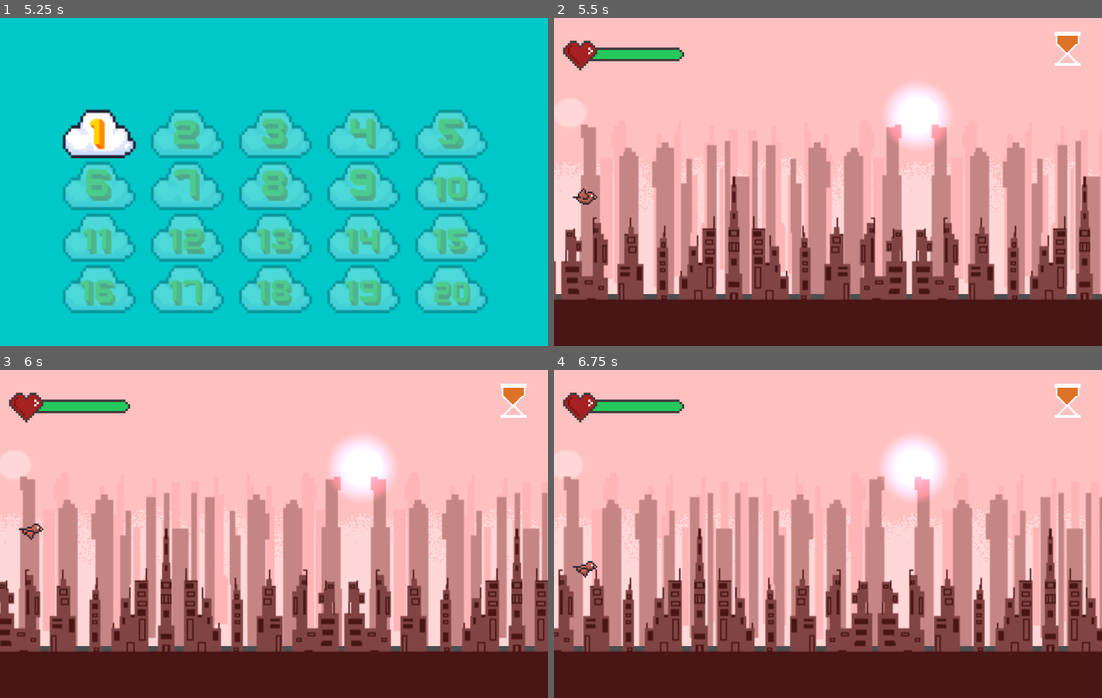
Above: before the commit, frames 1-4 (two rows, left to right).
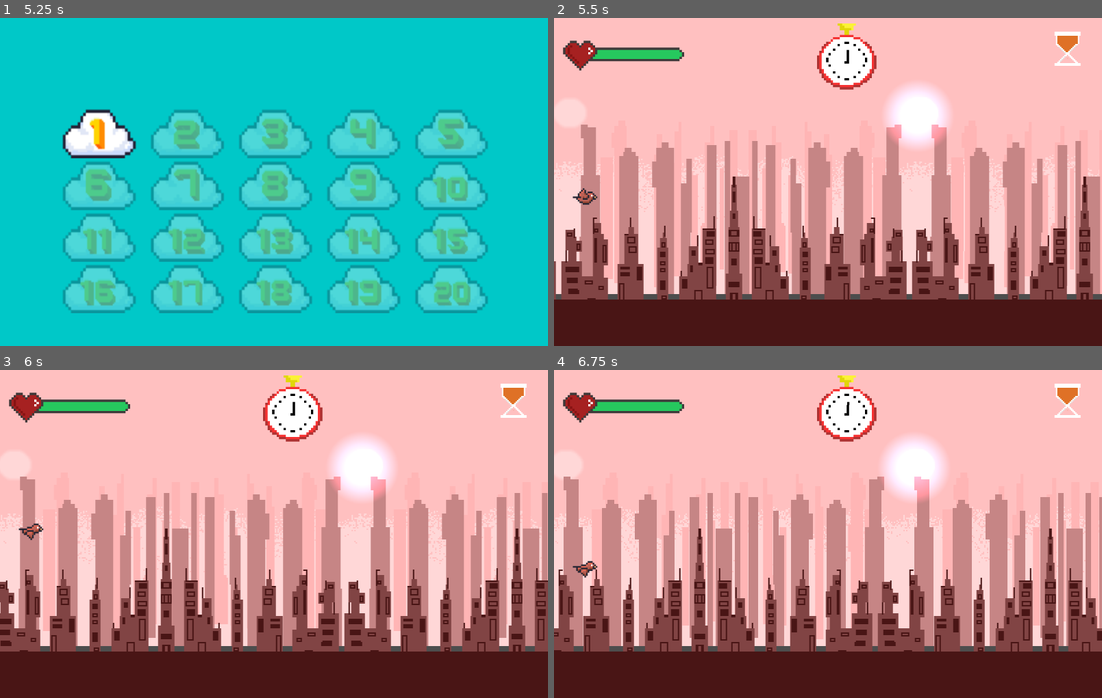
Above: after the commit, the same moments.

Repository: ItzAshmit/Inverse-flappy-bird
Game: Godot game, scene res://Scenes/main_menu.tscn
Same seed, same stepped clock (60 frames per second), same inputs: the game is played once before the commit and once after it.
Inputs (mouse positions are in pixels of both pictures, inside the frame that each line leads up to):
- Up to frame 1 (5.25 s): click "Play" at 0.5 s; tap Enter at 1.25, 2.75, 4.25 s; move the mouse to (394, 165) at 1.27 s; click (394, 165) at 1.42 s; tap Space at 2, 3.5, 5 s; move the mouse to (164, 198) at 2.02 s; click (164, 198) at 2.17 s; move the mouse to (328, 109) at 2.77 s; click (328, 109) at 2.92 s; move the mouse to (246, 247) at 3.52 s; click (246, 247) at 3.67 s; move the mouse to (438, 231) at 4.27 s; click (438, 231) at 4.42 s; move the mouse to (109, 132) at 5.02 s; click (109, 132) at 5.17 s
- Up to frame 2 (5.5 s): no input
- Up to frame 3 (6 s): move the mouse to (301, 534) at 5.77 s; click (301, 534) at 5.92 s
- Up to frame 4 (6.75 s): move the mouse to (745, 452) at 6.52 s; click (745, 452) at 6.67 s

Frame 1 is identical in both runs. In frame 2, 1.9% of the frame differs, in the area x 0-100%, y 1-85%; in frame 3, 2.1%; in frame 4, 3.4%.

Commit message:
added clock

Diff:
--- /dev/null
+++ b/Scenes/clock.tscn
@@ -0,0 +1,27 @@
+[gd_scene format=3 uid="uid://c1hnuutvfirvv"]
+
+[ext_resource type="Script" uid="uid://du7nln134c7i3" path="res://Scripts/clock.gd" id="1_pdqta"]
+[ext_resource type="Texture2D" uid="uid://c3gif6aeb37cc" path="res://Assets/Flappy Bird Assets/clock.png" id="1_s7hhp"]
+
+[sub_resource type="AtlasTexture" id="AtlasTexture_pdqta"]
+atlas = ExtResource("1_s7hhp")
+region = Rect2(3, 1, 26, 29)
+
+[sub_resource type="AtlasTexture" id="AtlasTexture_ga67c"]
+atlas = ExtResource("1_s7hhp")
+region = Rect2(47, 12, 2, 6)
+
+[node name="clock" type="Control" unique_id=503738122]
+layout_mode = 3
+anchors_preset = 0
+script = ExtResource("1_pdqta")
+
+[node name="clock" type="Sprite2D" parent="." unique_id=713267023]
+texture_filter = 1
+texture = SubResource("AtlasTexture_pdqta")
+
+[node name="hand" type="Sprite2D" parent="." unique_id=1848822774]
+texture_filter = 1
+position = Vector2(0.48750305, 2.565731)
+texture = SubResource("AtlasTexture_ga67c")
+offset = Vector2(-0.4875035, -2.565731)
--- a/Scenes/levels/baselevel.tscn
+++ b/Scenes/levels/baselevel.tscn
@@ -8,6 +8,7 @@
 [ext_resource type="Texture2D" uid="uid://c46khfpnqhmbd" path="res://Assets/Flappy Bird Assets/cooldown-Sheet.png" id="6_iycpb"]
 [ext_resource type="Script" uid="uid://uideqdtdrdyn" path="res://Scenes/levels/cooldown.gd" id="7_fbpkw"]
 [ext_resource type="Script" uid="uid://cqgivp1mbt8ie" path="res://Scripts/tween.gd" id="8_iycpb"]
+[ext_resource type="PackedScene" uid="uid://c1hnuutvfirvv" path="res://Scenes/clock.tscn" id="9_fbpkw"]
 
 [sub_resource type="CanvasItemMaterial" id="CanvasItemMaterial_18r40"]
 
@@ -33,8 +34,10 @@
 
 [node name="MainGame" type="Node2D" unique_id=1605266567]
 script = ExtResource("1_pu3va")
+time = 250.0
 
 [node name="Background" type="Node2D" parent="." unique_id=1716216993]
+texture_filter = 1
 
 [node name="Parallax2D" type="Parallax2D" parent="Background" unique_id=996593774]
 material = SubResource("CanvasItemMaterial_18r40")
@@ -102,6 +105,17 @@
 hframes = 8
 script = ExtResource("7_fbpkw")
 
+[node name="clock" parent="CanvasLayer" unique_id=1630860171 instance=ExtResource("9_fbpkw")]
+anchors_preset = 5
+anchor_left = 0.5
+anchor_right = 0.5
+offset_left = 41.00006
+offset_top = 85.0
+offset_right = 41.00006
+offset_bottom = 85.0
+grow_horizontal = 2
+scale = Vector2(5, 5)
+
 [node name="Border" type="StaticBody2D" parent="." unique_id=1227874653]
 position = Vector2(380, 464)
 collision_layer = 8
--- a/Scenes/levels/level5.tscn
+++ b/Scenes/levels/level5.tscn
@@ -3,7 +3,7 @@
 [ext_resource type="PackedScene" uid="uid://br7dxfo4bl2nb" path="res://Scenes/levels/baselevel.tscn" id="1_0oj8u"]
 [ext_resource type="PackedScene" uid="uid://df2rcrua7wqpf" path="res://Scenes/birds/bird.tscn" id="2_0kbvy"]
 
-[node name="MainGame" unique_id=1605266567 instance=ExtResource("1_0oj8u")]
+[node name="MainGame2" unique_id=1605266567 instance=ExtResource("1_0oj8u")]
 
 [node name="Buttons" type="Control" parent="CanvasLayer" parent_id_path=PackedInt32Array(757289853) index="1" unique_id=901978466]
 layout_mode = 3
@@ -16,9 +16,10 @@
 anchors_preset = -1
 anchor_top = 0.748
 anchor_bottom = 0.782
-offset_left = 1133.0
-offset_right = 1141.0
-offset_bottom = 8.0
+offset_left = 95.0
+offset_top = -3.920002
+offset_right = 210.0
+offset_bottom = 25.72
 text = "don't click me"
 
 [node name="Buttonup" type="Button" parent="CanvasLayer/Buttons" index="1" unique_id=2138611530]
--- /dev/null
+++ b/Scripts/clock.gd
@@ -0,0 +1,10 @@
+extends Control
+
+signal finished()
+
+
+func start_clock(time):
+	var tween = create_tween()
+	tween.tween_property($hand, "rotation_degrees", 360, time)
+	await tween.finished
+	finished.emit()
--- a/Scripts/main_game.gd
+++ b/Scripts/main_game.gd
@@ -1,12 +1,14 @@
 extends Node2D
 
-
+var has_started:bool = false
+@export var time:float = 300.0
 signal pipe_spawned(y_axis:float)
 signal pipe_crossed(y_axis:float)
 
 func _ready() -> void:
+	$CanvasLayer/clock.finished.connect(_timer_finished)
 	if($BirdParent.get_child_count() == 0):
-		var birdscene = load("res://Scenes/bird.tscn")
+		var birdscene = load("res://Scenes/birds/bird.tscn")
 		var bird = birdscene.instantiate()
 		$BirdParent.add_child(bird)
 		bird.name = bird
@@ -32,6 +34,9 @@
 	return 0
 
 func _input(event):
+	if not has_started:
+		$CanvasLayer/clock.start_clock(time)
+		has_started = true
 	if event is InputEventMouseButton and $"Timer/PipeSpawner".time_left==0:
 		if pipe_spawner():
 			pipe_spawned.emit(get_global_mouse_position().y)
@@ -62,3 +67,10 @@
 	if(level==9):
 		if($CanvasLayer/Buttons/Button.button_pressed):
 			$CanvasLayer/Buttons/Button.button_pressed=false
+
+
+
+
+
+func _timer_finished():
+	print("over")
Binary file added: Assets/Flappy Bird Assets/clock.png
Not shown, added: Assets/Flappy Bird Assets/clock.png.import
Not shown, added: Scripts/clock.gd.uid
